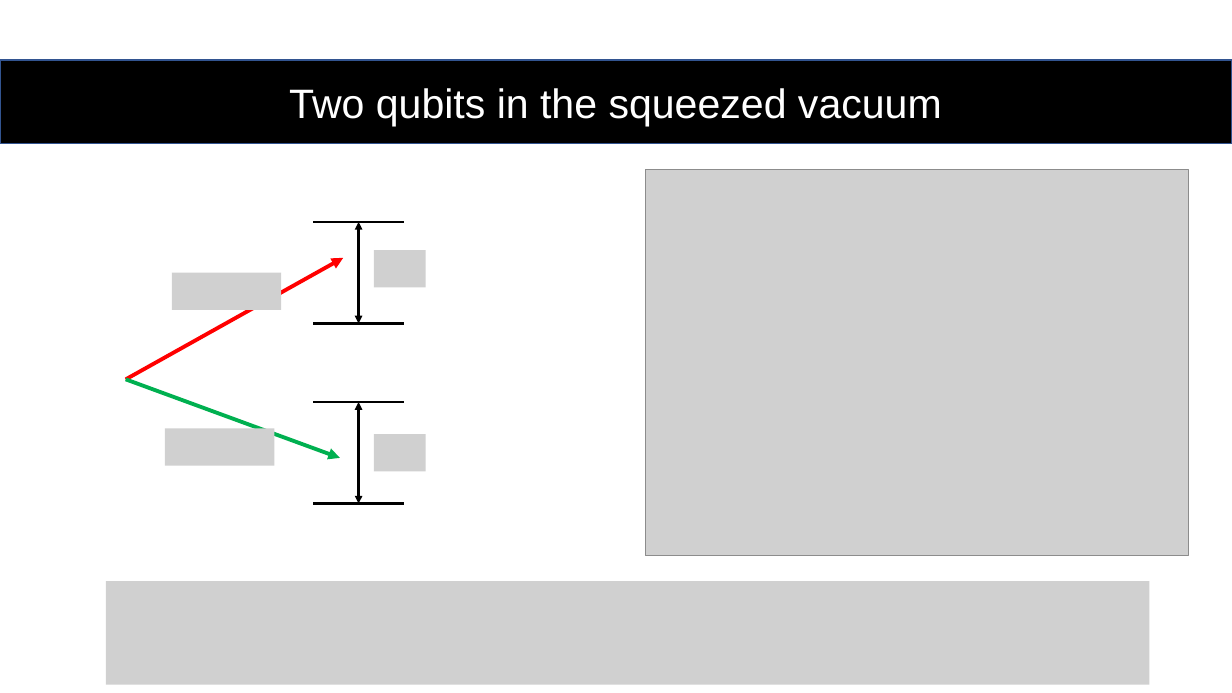
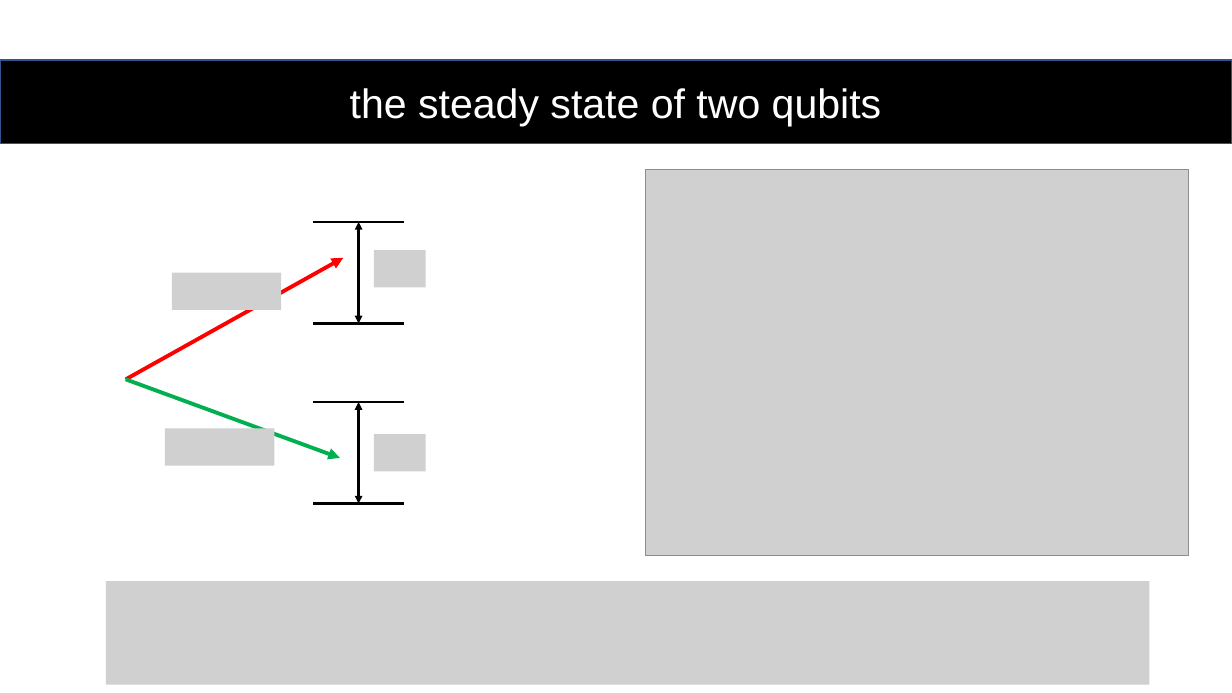
Before and after one commit to youjieyu888/circular-waveguide, a slide deck: slide 14 of Jieyu You.pptx (slide 8 before the commit). Drawn at 1232x693 pixels with LibreOffice and Linux fonts; fonts in the diff are those of the drawing; grey boxes stand for pictures. Boxes give left, top, right and bottom in pixels: in the first picture for what was removed or moved away, otherwise in the second. Text is boxed around its words. In the diff, an @@ line names an element or a change of style, - is before the commit and + after.

```diff
--- a/Jieyu You.pptx
+++ b/Jieyu You.pptx
@@ text in rectangle at (350,88,882,126): text changed @@
-Two qubits in the squeezed vacuum
+the steady state of two qubits
```
Also in this commit, not shown: 7 other slides changed, 8 slides added, 1 slide removed.
